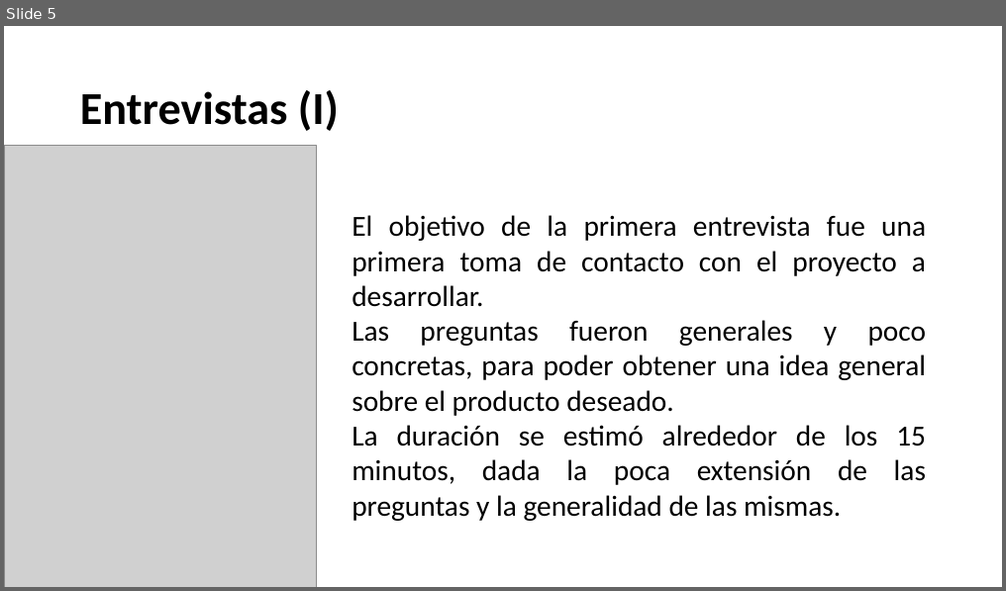
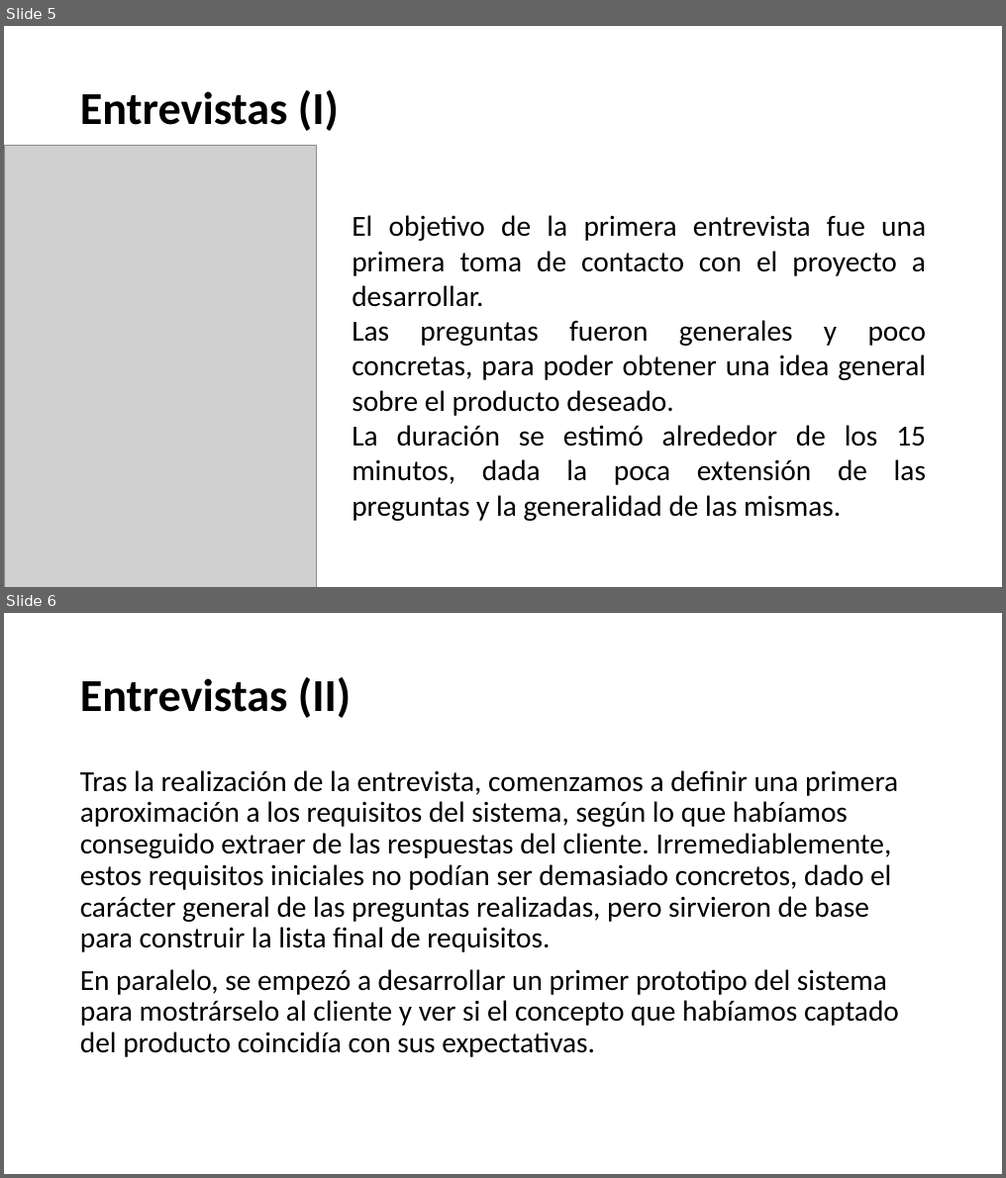
Before and after one commit to iTiago98/money-manager, a slide deck: MONEY MANAGER.pptx. Shown one above the other, each under a label of ours: slide 5 before the commit, slides 5 and 6 after it. The pictures are 1006x591 and 1006x1178 pixels, drawn with LibreOffice and Linux fonts; fonts in the diff are those of the drawing; grey boxes stand for pictures; background and template pictures are left out. Boxes give left, top, right and bottom in pixels: in the first picture for what was removed or moved away, otherwise in the second. Text is boxed around its words. In the diff, an @@ line names an element or a change of style, - is before the commit and + after.

```diff
--- a/MONEY MANAGER.pptx
+++ b/MONEY MANAGER.pptx
@@ slide 6 added at (x1=4, y1=613, x2=1002, y2=1174), background picture (left out) @@
@@ title added at (x1=80, y1=677, x2=350, y2=718), 44 pt, text #000000, bold @@
+Entrevistas (II)
@@ text added at (x1=80, y1=770, x2=899, y2=1058), 28 pt, text #000000 @@
+Tras la realización de la entrevista, comenzamos a definir una primera aproximación a los requisitos del sistema, según lo que habíamos conseguido extraer de las respuestas del cliente. Irremediablemente, estos requisitos iniciales no podían ser demasiado concretos, dado el carácter general de las preguntas realizadas, pero sirvieron de base para construir la lista final de requisitos.
+En paralelo, se empezó a desarrollar un primer prototipo del sistema para mostrárselo al cliente y ver si el concepto que habíamos captado del producto coincidía con sus expectativas.
```
Also in this commit, not shown: 2 slides changed, 13 other slides added, 1 slide removed.
